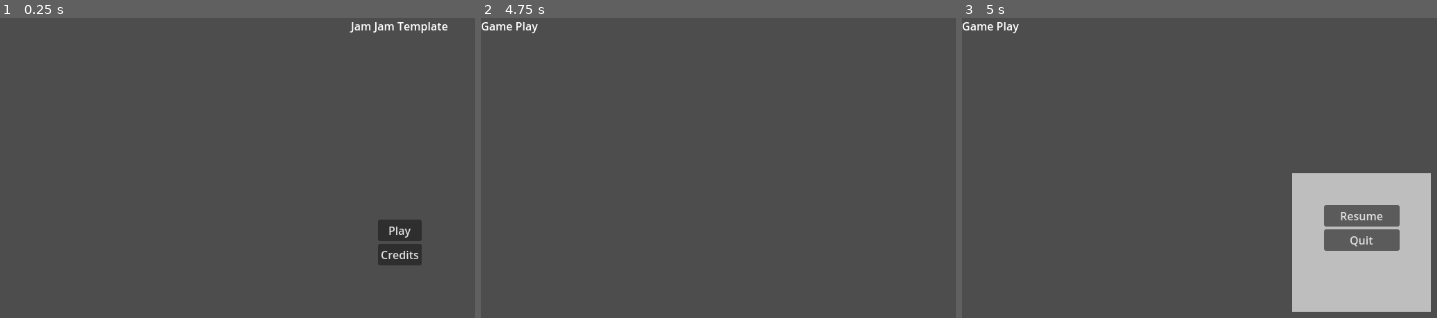
Above: before the commit, frames 1-3 (left to right).
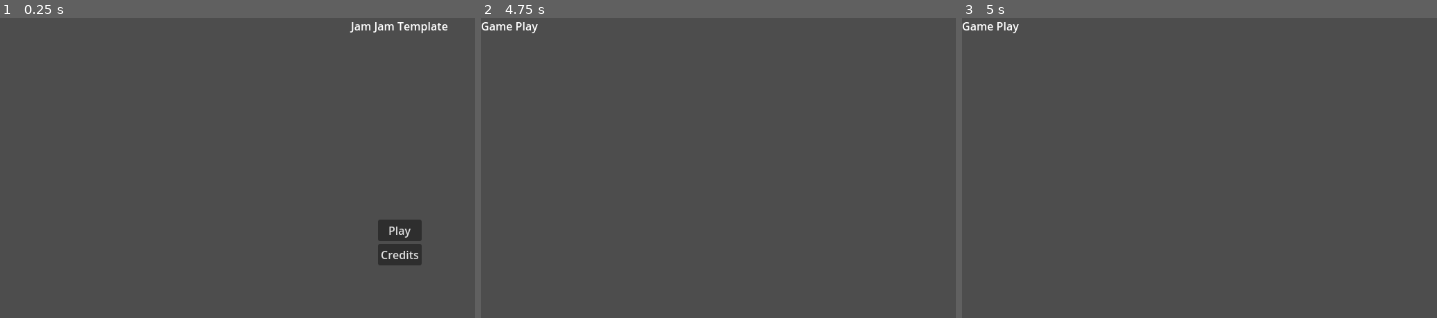
Above: after the commit, the same moments.

Repository: jeff-kwak/jam-jam
Game: Godot game, scene res://stages/main/main.tscn
The game is run twice, just before and just after one commit, with the same random seed, the same clock (stepped at 60 frames per second) and the same inputs.
Inputs:
- Up to frame 1 (0.25 s): no input
- Up to frame 2 (4.75 s): click "Play" at 0.5 s; tap Enter at 1.25, 2.75, 4.25 s; tap Space at 2, 3.5 s
- Up to frame 3 (5 s): tap Escape (ui_cancel) at 4.9 s

Frames 1-2 are identical in both runs. In frame 3, 12% of the frame differs, in the area x 69-99%, y 51-98%.

Commit message:
update to 4.5

Diff:
--- a/autoloads/event_bus.gd
+++ b/autoloads/event_bus.gd
@@ -4,8 +4,6 @@
 signal start_menu_requested
 signal credit_menu_requested
 signal start_gameplay_requested
-signal pause_game_requested
-signal unpause_game_requested
 
 
 func fire_start_menu_requested() -> void:
@@ -16,13 +14,5 @@
     credit_menu_requested.emit()
 
 
-func fire_pause_game_requested() -> void:
-    pause_game_requested.emit()
-
-
-func fire_unpause_game_requested() -> void:
-    unpause_game_requested.emit()
-
-
 func fire_start_gameplay_requested() -> void:
     start_gameplay_requested.emit()
--- a/project.godot
+++ b/project.godot
@@ -12,7 +12,7 @@
 
 config/name="jam jam"
 run/main_scene="res://stages/main/main.tscn"
-config/features=PackedStringArray("4.4", "GL Compatibility")
+config/features=PackedStringArray("4.5", "GL Compatibility")
 config/icon="res://icon.svg"
 
 [autoload]
--- a/stages/main/main.gd
+++ b/stages/main/main.gd
@@ -4,7 +4,6 @@
 enum State {
     START_MENU,
     GAME_PLAY,
-    PAUSED,
     CREDITS
 }
 
@@ -13,14 +12,11 @@
     START_MENU_REQUESTED,
     CREDIT_MENU_REQUESTED,
     START_GAMEPLAY_REQUESTED,
-    PAUSE_GAMEPLAY_REQUESTED,
-    UNPAUSE_GAMEPLAY_REQUESTED
 }
 
 
 @export var _start_menu: PackedScene
 @export var _credits_menu: PackedScene
-@export var _pause_menu: PackedScene
 @export var _game_play: PackedScene
 
 
@@ -35,8 +31,6 @@
     EventBus.start_menu_requested.connect(func(): _fsm.send(Trigger.START_MENU_REQUESTED))
     EventBus.start_gameplay_requested.connect(func(): _fsm.send(Trigger.START_GAMEPLAY_REQUESTED))
     EventBus.credit_menu_requested.connect(func(): _fsm.send(Trigger.CREDIT_MENU_REQUESTED))
-    EventBus.pause_game_requested.connect(func(): _fsm.send(Trigger.PAUSE_GAMEPLAY_REQUESTED))
-    EventBus.unpause_game_requested.connect(func(): _fsm.send(Trigger.UNPAUSE_GAMEPLAY_REQUESTED))
 
 
 func _ready() -> void:
@@ -51,17 +45,7 @@
 
     _fsm.setup(State.GAME_PLAY).bind($States/GamePlay) \
         .on_enter(func(): _transition_to_stage(_game_play)) \
-        .on_process(_listen_for_pause) \
-        .permit(Trigger.PAUSE_GAMEPLAY_REQUESTED, State.PAUSED) \
         .permit(Trigger.START_MENU_REQUESTED, State.START_MENU)
-
-    _fsm.setup(State.PAUSED).bind($States/Paused) \
-        .permit(Trigger.UNPAUSE_GAMEPLAY_REQUESTED, State.GAME_PLAY) \
-        .permit(Trigger.START_MENU_REQUESTED, State.START_MENU) \
-        .on_enter(func(): _load_overlay(_pause_menu)) \
-        .on_enter(_pause_game) \
-        .on_exit(_unpause_game) \
-        .on_exit(func(): _remove_overlay(_overlay))
 
     _fsm.start(State.START_MENU)
 
@@ -81,14 +65,6 @@
         _stages.remove_child(child)
 
 
-func _pause_game() -> void:
-    _stages.process_mode = Node.PROCESS_MODE_DISABLED
-
-
-func _unpause_game() -> void:
-    _stages.process_mode = Node.PROCESS_MODE_INHERIT
-
-
 func _load_overlay(overlay: PackedScene) -> void:
     _overlay = overlay.instantiate()
     add_child(_overlay) # has to be last so it's on top of everything else
@@ -99,13 +75,3 @@
     if overlay == _overlay:
         _overlay.queue_free()
         _overlay = null
-
-
-func _listen_for_pause(_dt: float) -> void:
-    if Input.is_action_just_pressed("ui_cancel"):
-        _fsm.send(Trigger.PAUSE_GAMEPLAY_REQUESTED)
-
-
-func _listen_for_unpause(_dt: float) -> void:
-    if Input.is_action_just_pressed("ui_cancel"):
-        _fsm.send(Trigger.UNPAUSE_GAMEPLAY_REQUESTED)
--- a/stages/main/main.tscn
+++ b/stages/main/main.tscn
@@ -1,9 +1,8 @@
-[gd_scene load_steps=7 format=3 uid="uid://6832vsbsmyi5"]
+[gd_scene load_steps=6 format=3 uid="uid://6832vsbsmyi5"]
 
 [ext_resource type="Script" uid="uid://dmt2go73cp3q5" path="res://stages/main/main.gd" id="1_q2fcq"]
 [ext_resource type="PackedScene" uid="uid://drwhap50vye7c" path="res://stages/start_menu/start_menu.tscn" id="2_r4wig"]
 [ext_resource type="PackedScene" uid="uid://dk04fxtiac080" path="res://stages/credit_menu/credit_menu.tscn" id="3_us2ej"]
-[ext_resource type="PackedScene" uid="uid://bdqmsae51uhly" path="res://stages/pause_menu/pause_menu.tscn" id="4_khj5p"]
 [ext_resource type="PackedScene" uid="uid://b6ay7xgem5y01" path="res://stages/game_play/game_play.tscn" id="5_3f6tk"]
 [ext_resource type="Script" uid="uid://ct2or2gt2ih0b" path="res://addons/finite_state_machine/finite_state.gd" id="6_woy08"]
 
@@ -11,7 +10,6 @@
 script = ExtResource("1_q2fcq")
 _start_menu = ExtResource("2_r4wig")
 _credits_menu = ExtResource("3_us2ej")
-_pause_menu = ExtResource("4_khj5p")
 _game_play = ExtResource("5_3f6tk")
 
 [node name="Stages" type="Node2D" parent="."]
@@ -29,7 +27,3 @@
 [node name="GamePlay" type="Node" parent="States"]
 script = ExtResource("6_woy08")
 metadata/_custom_type_script = "uid://ct2or2gt2ih0b"
-
-[node name="Paused" type="Node" parent="States"]
-script = ExtResource("6_woy08")
-metadata/_custom_type_script = "uid://ct2or2gt2ih0b"
